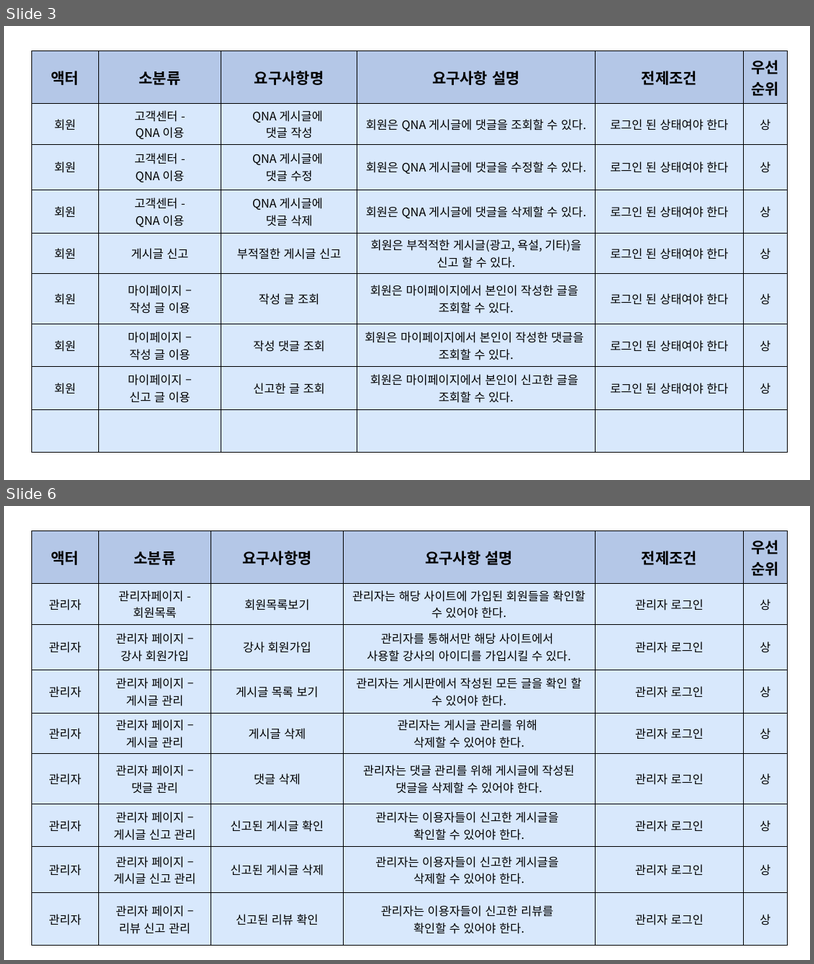
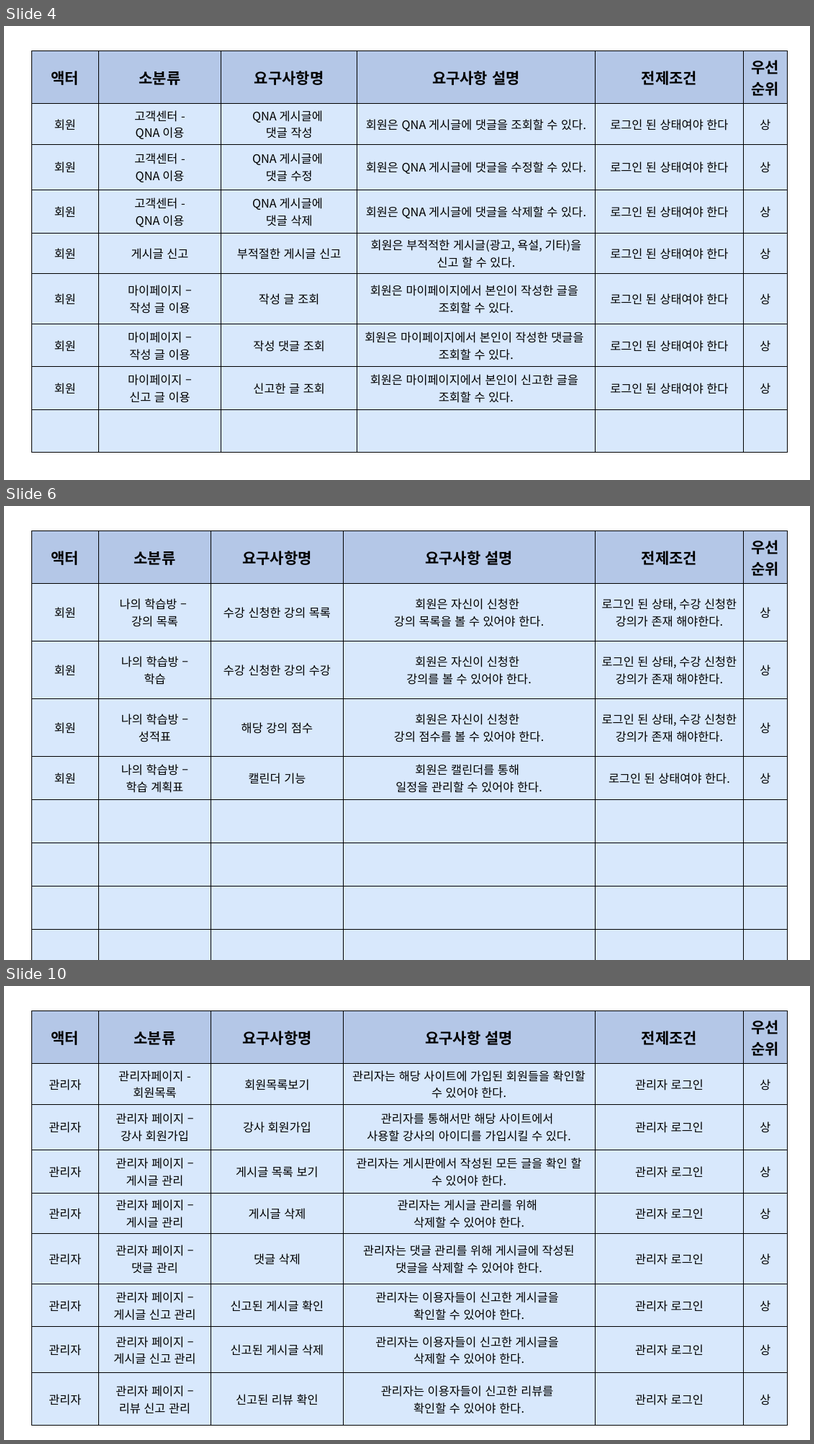
Before and after one commit to sedoll/team_pro4, a slide deck: output/요구사항_정의서/요구사항_정의서.pptx. Shown one above the other, each under a label of ours: slides 3 and 6 before the commit, slides 4, 6 and 10 after it; the slides between them are not shown. The pictures are 814x964 and 814x1444 pixels, drawn with LibreOffice and Linux fonts; fonts in the diff are those of the drawing. Boxes give left, top, right and bottom in pixels: in the first picture for what was removed or moved away, otherwise in the second. Text is boxed around its words. In the diff, an @@ line names an element or a change of style, - is before the commit and + after.

```diff
--- a/output/요구사항_정의서/요구사항_정의서.pptx
+++ b/output/요구사항_정의서/요구사항_정의서.pptx
@@ slide 6 added at (4,506,810,960), background #FFFFFF @@
@@ table added at (32,530,788,929), 9 rows, 6 columns @@
+액터 | 소분류 | 요구사항명 | 요구사항 설명 | 전제조건 | 우선순위
+회원 | 나의 학습방 – / 강의 목록 | 수강 신청한 강의 목록 | 회원은 자신이 신청한 / 강의 목록을 볼 수 있어야 한다. | 로그인 된 상태, 수강 신청한 강의가 존재 해야한다. | 상
+회원 | 나의 학습방 – / 학습 | 수강 신청한 강의 수강 | 회원은 자신이 신청한 / 강의를 볼 수 있어야 한다. | 로그인 된 상태, 수강 신청한 강의가 존재 해야한다. | 상
+회원 | 나의 학습방 – / 성적표 | 해당 강의 점수 | 회원은 자신이 신청한 / 강의 점수를 볼 수 있어야 한다. | 로그인 된 상태, 수강 신청한 강의가 존재 해야한다. | 상
+회원 | 나의 학습방 – / 학습 계획표 | 캘린더 기능 | 회원은 캘린더를 통해 / 일정을 관리할 수 있어야 한다. | 로그인 된 상태여야 한다. | 상
+ |  |  |  |  | 
+ |  |  |  |  | 
+ |  |  |  |  | 
+ |  |  |  |  | 
@@ what was slide 3 is now slide 4 @@
@@ what was slide 6 is now slide 10 @@
```
Also in this commit, not shown: 2 slides changed, 3 other slides added, 15 other files.
